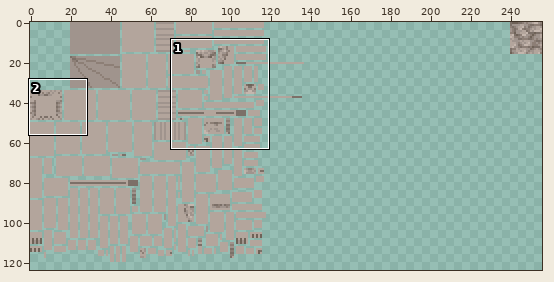
Two states of a sprite sheet, src/assets/gauntlet/textures/decoration/alabaster_manticore.png. Above, an overview of the earlier version with the close-up marked.
Close-up. Old version:
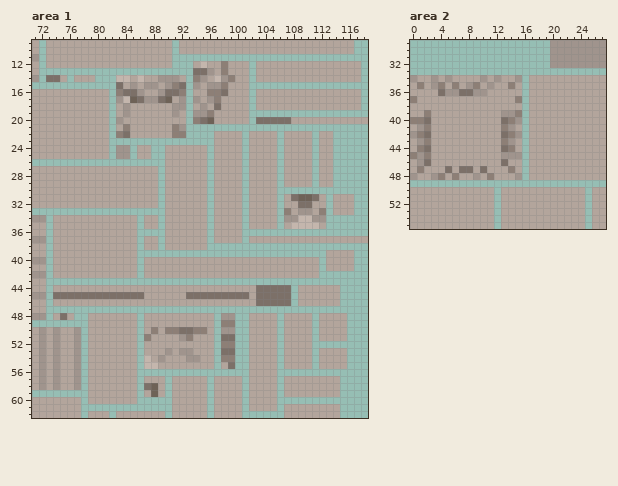
The file is 256x256 pixels. Shown: area 1: x 71..118, y 9..62; area 2: x 0..27, y 29..55. The wide view leaves out empty margins. The commit also changed other parts of the picture, which this record leaves out.
After:
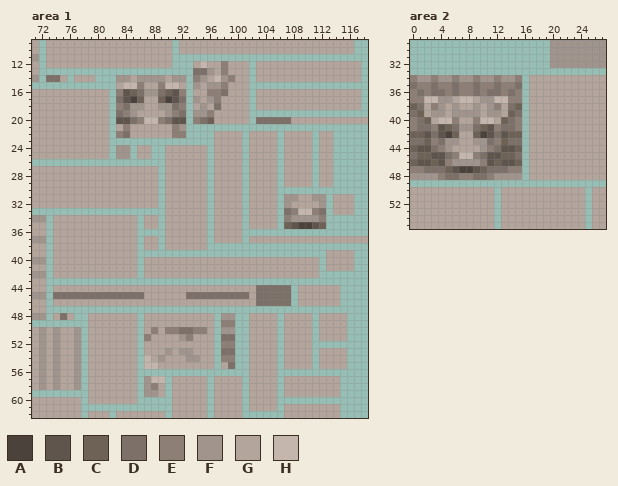
Palette (. is transparent): A #4b423b  B #5f554d  C #6e6257  D #7c7068  E #8d7f76  F #a0948d  G #b3a59c  H #c4b6ad
Difference:
Changed rows in their new state; - is an unchanged pixel.
Area 1:
first column x 83:
14 FF-FFF-G-F
15 GHHEGGEHHG
16 -BCDFFDCB-
17 DBACGGCABD
18 EDFF--FFDE
19 DEF----FED
20 BBDEHHEDBB
first column x 107:
31 FFGGFF
32 F-GG-F
33 DEHHED
34 E-FF-E
35 CBAABC
first column x 87:
57 FHH
58 FE-
59 FF-
Area 2:
first column x 0:
34 EFFEF-EFFE-FEFFE
35 D-ED-EDEEDEEDE-D
36 EDED-EDEEDEDDEDE
37 -EHHFF-HH-FFHHE-
38 CD-EF-F--F-FE-DC
39 DCGFF-FFFF-FFGCD
40 -DC-HHE--EHH-CDE
41 EDDEBCDFFDCBEDDE
42 CCBDBAC--CABDBCC
43 DDCEDFF--FFDECDD
44 CBBDEF----FEDBBC
45 DCCBBDEHHEDBBCCD
46 CBBCBEFFFFEBCBBC
47 E-DDDCBAABCDDD-E
48 -FF--DDEEDD-FFF-
Pixel boxes of the changes (left, top, right, bottom) in both close-ups:
changed: (116, 75, 186, 124)
changed: (284, 194, 326, 229)
changed: (144, 376, 165, 397)
changed: (410, 75, 522, 180)
